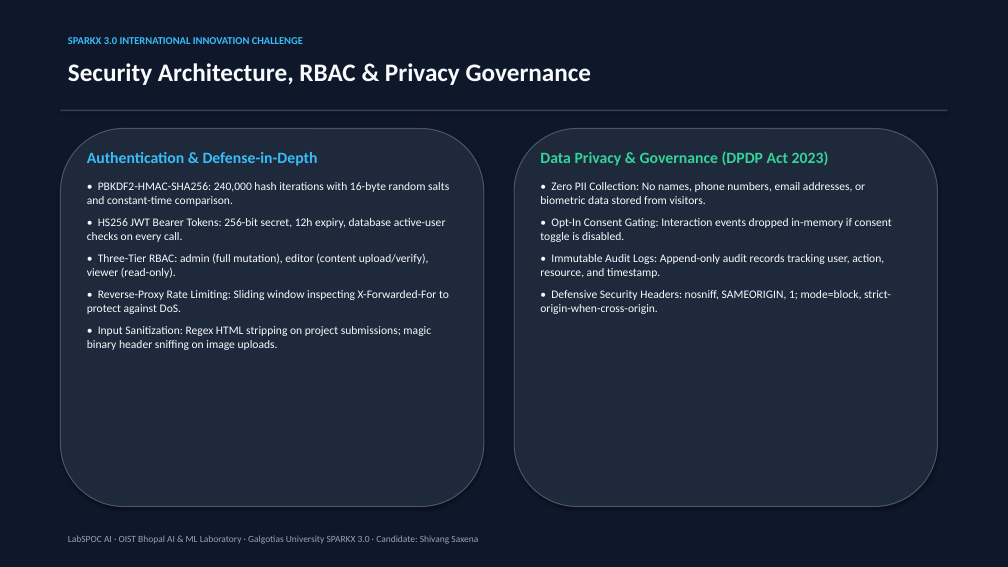
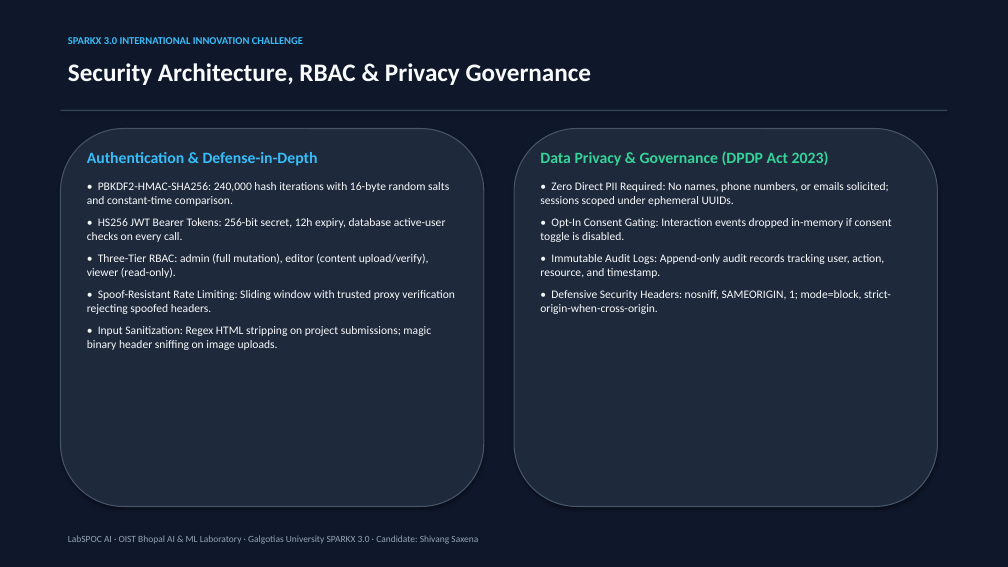
Before and after one commit to shivangsaxena1011/LabSPOC-AI-SparkX-3.0, a slide deck: slide 14 of submission/presentation/Shivang Saxena_LabSPOC AI — Spatially Grounded Virtual Lab Ambassador.pptx. Drawn at 1008x567 pixels with LibreOffice and Linux fonts; fonts in the diff are those of the drawing. Boxes give left, top, right and bottom in pixels: in the first picture for what was removed or moved away, otherwise in the second. Text is boxed around its words. In the diff, an @@ line names an element or a change of style, - is before the commit and + after.

Commit message:
Harden Evidence Gate, rate limiter, tour verification, privacy claims, synthetic data labels, and test suite

```diff
--- a/submission/presentation/Shivang Saxena_LabSPOC AI — Spatially Grounded Virtual Lab Ambassador.pptx
+++ b/submission/presentation/Shivang Saxena_LabSPOC AI — Spatially Grounded Virtual Lab Ambassador.pptx
@@ text at [540,182,889,206]: text changed @@
-• Zero PII Collection: No names, phone numbers, email addresses, or biometric data stored from visitors.
+• Zero Direct PII Required: No names, phone numbers, or emails solicited; sessions scoped under ephemeral UUIDs.
@@ text at [87,290,455,314]: text changed @@
-• Reverse-Proxy Rate Limiting: Sliding window inspecting X-Forwarded-For to protect against DoS.
+• Spoof-Resistant Rate Limiting: Sliding window with trusted proxy verification rejecting spoofed headers.
```
Also in this commit, not shown: 1 other slide changed, 21 other files.
